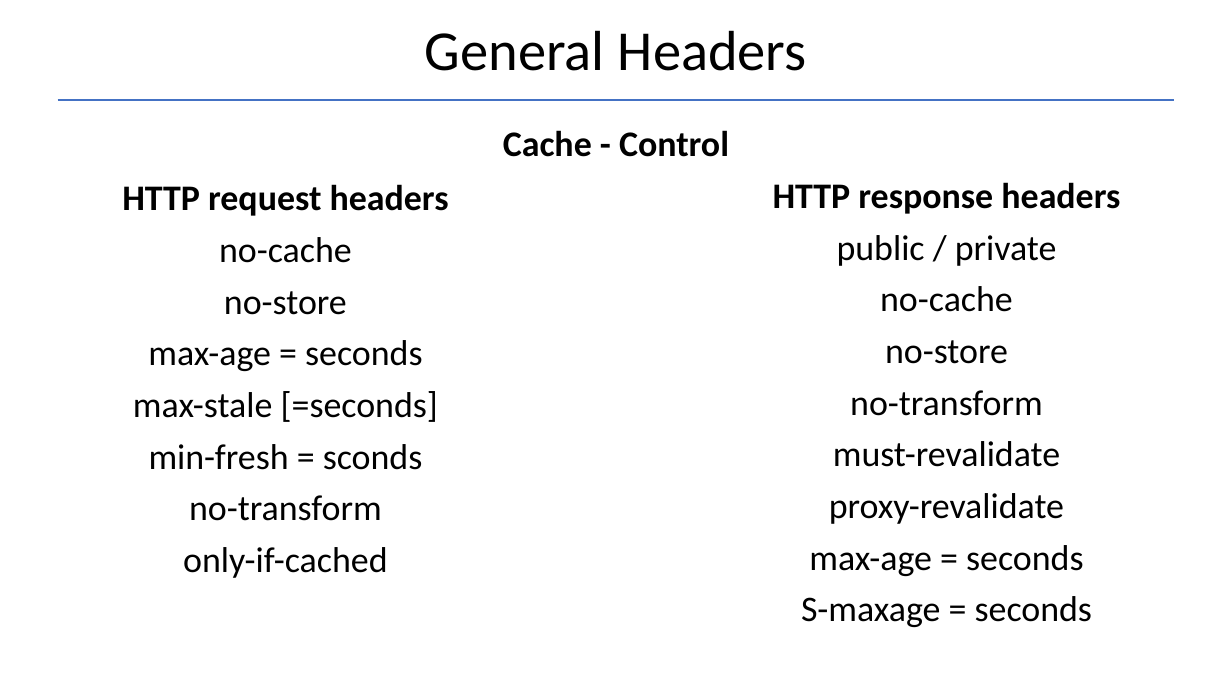
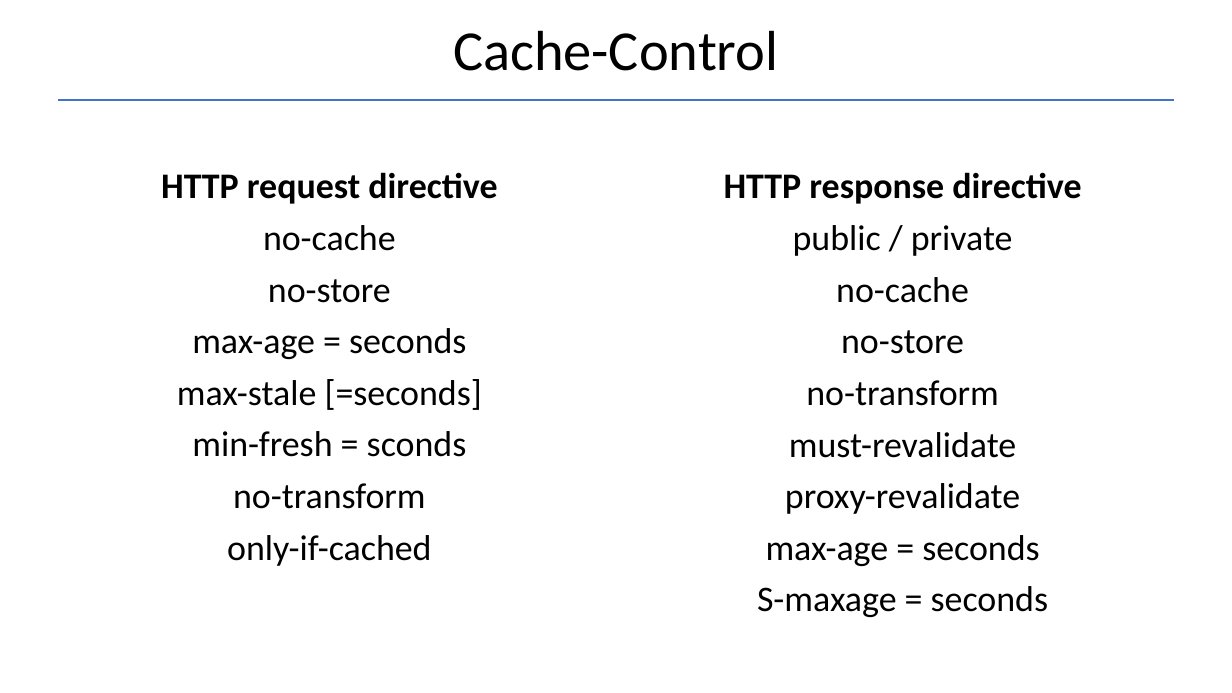
Before and after one commit to Garnik94/Levelup_presentations, a slide deck: slide 30 of Http/Http_presentation.pptx (slide 14 before the commit). Drawn at 1232x693 pixels with LibreOffice and Linux fonts; fonts in the diff are those of the drawing. Boxes give left, top, right and bottom in pixels: in the first picture for what was removed or moved away, otherwise in the second. Text is boxed around its words. In the diff, an @@ line names an element or a change of style, - is before the commit and + after.

```diff
--- a/Http/Http_presentation.pptx
+++ b/Http/Http_presentation.pptx
@@ title at <box>453,30,778,71</box>: text changed @@
-General Headers
+Cache-Control
@@ text removed at <box>503,130,729,157</box> @@
-Cache - Control
@@ text "HTTP request directive": place and size @@
-text "HTTP request directive" at <box>122,184,449,578</box>
+text "HTTP request directive" at <box>161,172,497,566</box>
@@ text at <box>161,172,497,204</box>: text changed @@
-HTTP request headers
+HTTP request directive
@@ text "HTTP response directive": place and size @@
-text "HTTP response directive" at <box>773,182,1120,627</box>
+text "HTTP response directive" at <box>724,172,1081,617</box>
@@ text at <box>724,172,1081,204</box>: text changed @@
-HTTP response headers
+HTTP response directive
```
Also in this commit, not shown: 3 other slides changed, 8 slides added, 1 other file.
